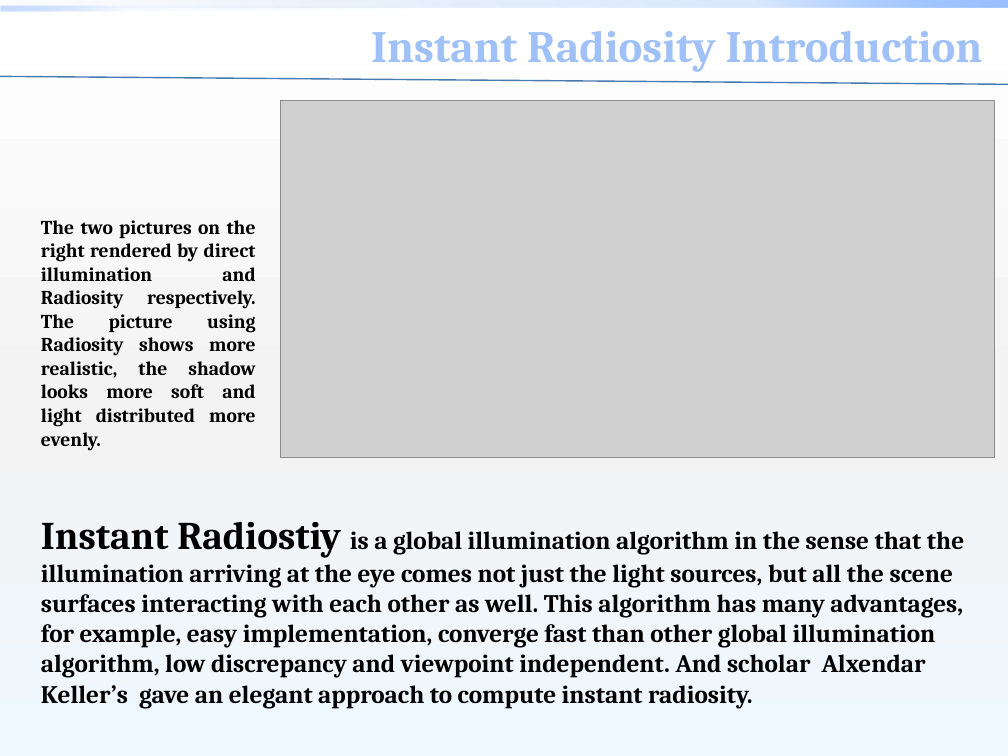
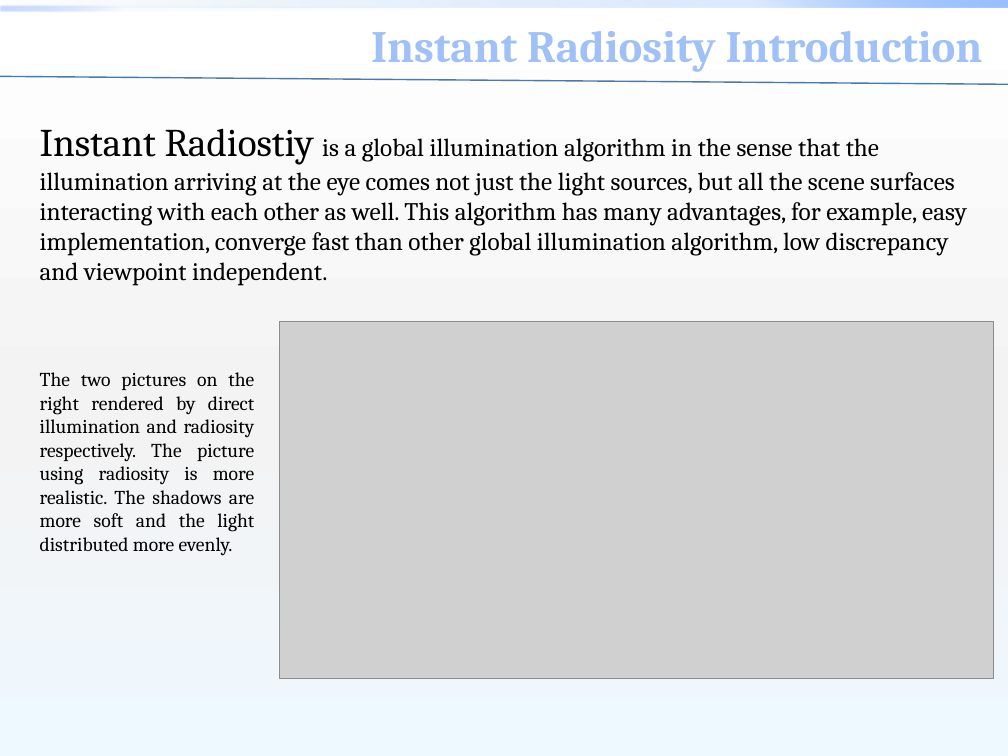
Before and after one commit to zdltheone/instant-radiosity, a slide deck: slide 2 of src/Final write up.pptx. Drawn at 1008x756 pixels with LibreOffice and Linux fonts; fonts in the diff are those of the drawing; grey boxes stand for pictures; background and template pictures are left out. Boxes give left, top, right and bottom in pixels: in the first picture for what was removed or moved away, otherwise in the second. Text is boxed around its words. In the diff, an @@ line names an element or a change of style, - is before the commit and + after.

```diff
--- a/src/Final write up.pptx
+++ b/src/Final write up.pptx
@@ text at [40,128,967,286]: text changed; bold off @@
-Instant Radiostiy is a global illumination algorithm in the sense that the illumination arriving at the eye comes not just the light sources, but all the scene surfaces interacting with each other as well. This algorithm has many advantages, for example, easy implementation, converge fast than other global illumination algorithm, low discrepancy and viewpoint independent. And scholar Alxendar Keller’s gave an elegant approach to compute instant radiosity.
+Instant Radiostiy is a global illumination algorithm in the sense that the illumination arriving at the eye comes not just the light sources, but all the scene surfaces interacting with each other as well. This algorithm has many advantages, for example, easy implementation, converge fast than other global illumination algorithm, low discrepancy and viewpoint independent.
@@ picture: place and size @@
-picture at [281,100,995,457]
+picture at [279,322,993,678]
@@ text at [40,372,255,556]: text changed; bold off @@
-The two pictures on the right rendered by direct illumination and Radiosity respectively. The picture using Radiosity shows more realistic, the shadow looks more soft and light distributed more evenly.
+The two pictures on the right rendered by direct illumination and radiosity respectively. The picture using radiosity is more realistic. The shadows are more soft and the light distributed more evenly.
```
Also in this commit, not shown: 1 other slide changed, 3 slides added, 2 slides removed.
